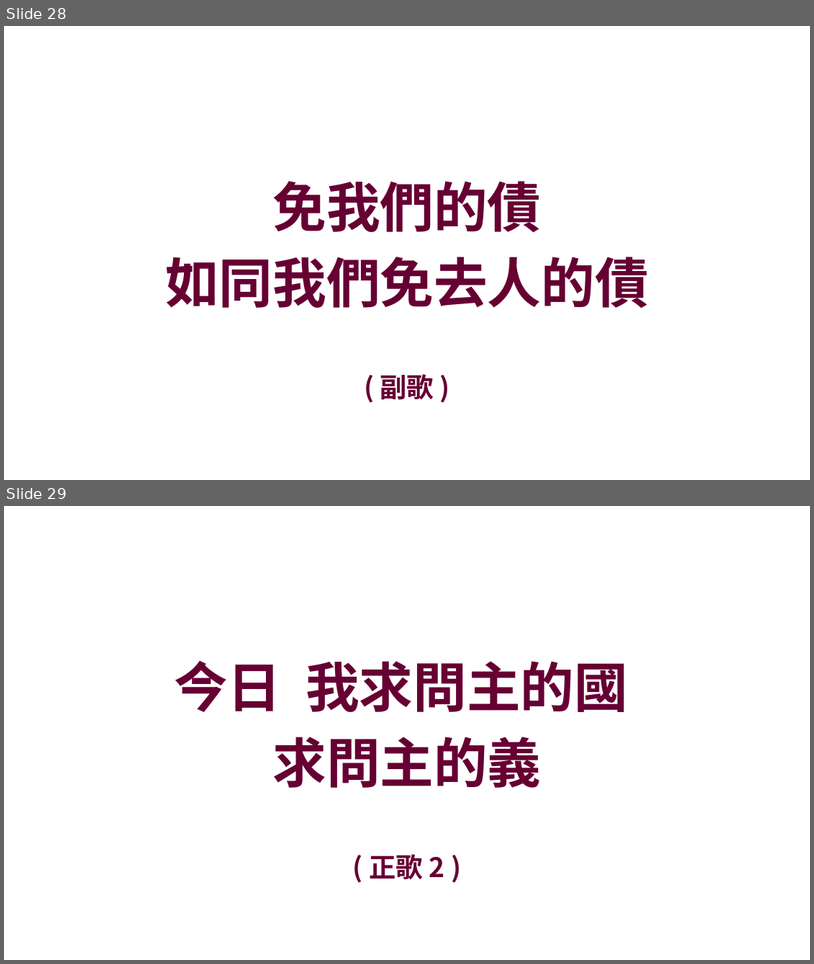
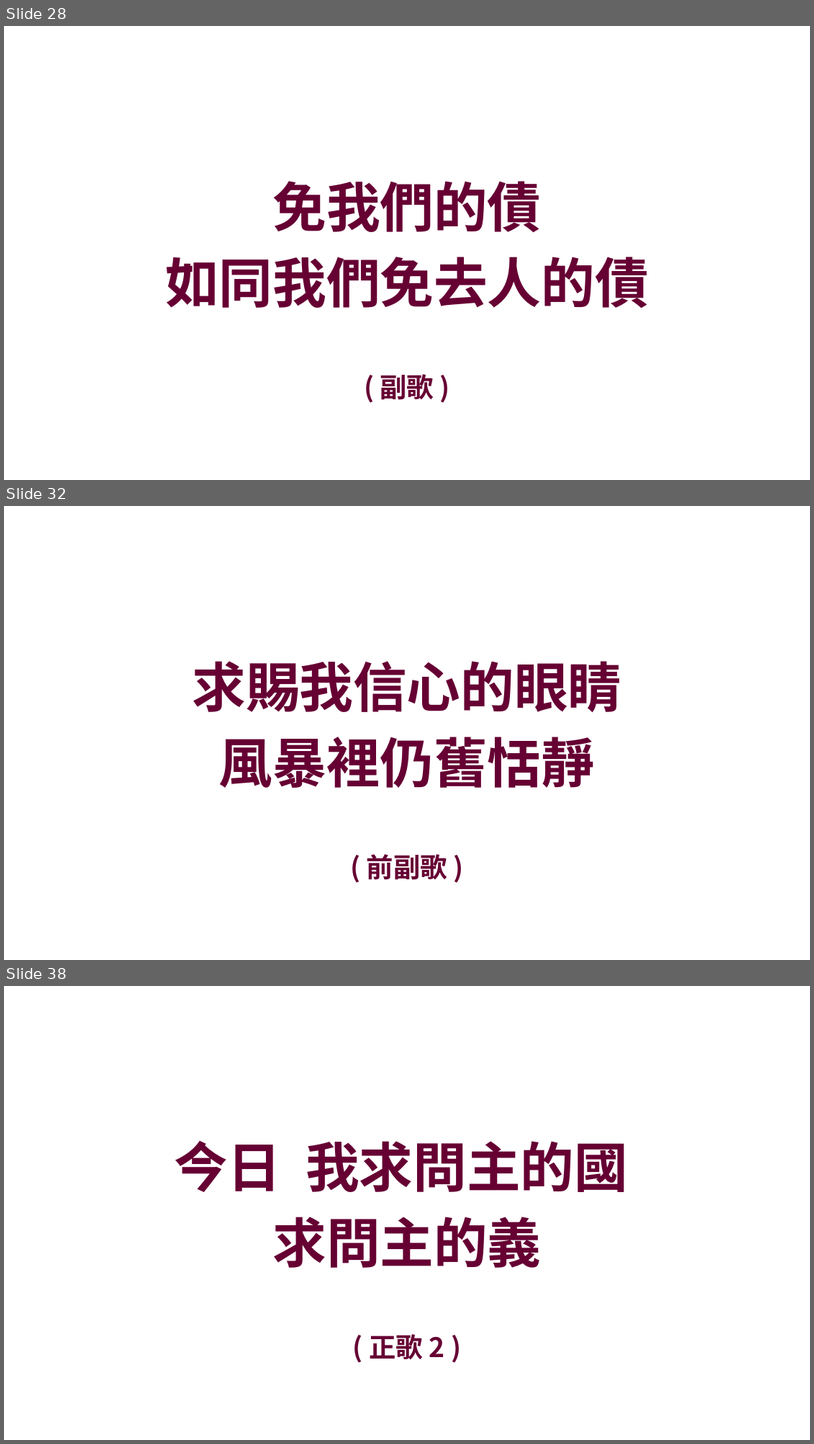
Before and after one commit to batisuoc/prayermeeting, a slide deck: 2024/5月/09-05-2024.pptx. Shown one above the other, each under a label of ours: slides 28 and 29 before the commit, slides 28, 32 and 38 after it; the slides between them are not shown. The pictures are 814x964 and 814x1444 pixels, drawn with LibreOffice and Linux fonts; fonts in the diff are those of the drawing; background and template pictures are left out. Boxes give left, top, right and bottom in pixels: in the first picture for what was removed or moved away, otherwise in the second. Text is boxed around its words. In the diff, an @@ line names an element or a change of style, - is before the commit and + after.

```diff
--- a/2024/5月/09-05-2024.pptx
+++ b/2024/5月/09-05-2024.pptx
@@ slide 32 added at [4, 506, 810, 960], background picture (left out) @@
@@ text added at [193, 661, 622, 788], 64 pt, text #660033, bold @@
+求賜我信心的眼睛
+風暴裡仍舊恬靜
@@ text added at [367, 854, 448, 880], 32 pt, text #660033, bold @@
+( 前副歌 )
@@ what was slide 29 is now slide 38 @@
```
Also in this commit, not shown: 8 other slides added.
